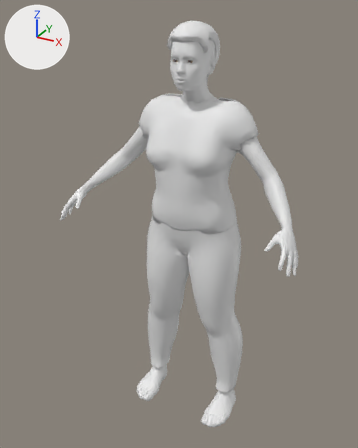
An edit to the glTF model corpos/corpo-adulto-f-normal.glb, drawn before and after from the same camera.
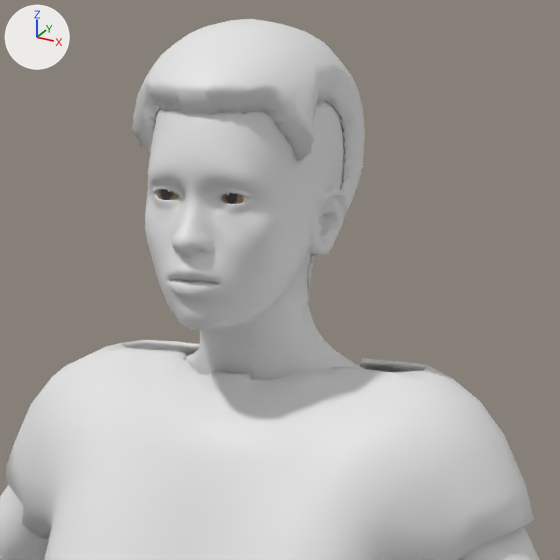
Each version is shown whole from a camera (50 mm lens) standing at (0.942, -1.763, 0.972) and looking at (-0.044, 0.03, 0.075), then close up on the part from 38% to 74% of the width and 4% to 32% of the height. Arrows for +X, +Y and +Z are at upper left; the lights stay in place. The first two pictures are the older version. Vertices at exactly the same position are counted once.

In view in the first close-up: 'cabelo', 'camiseta', 'pele' and 1 more.
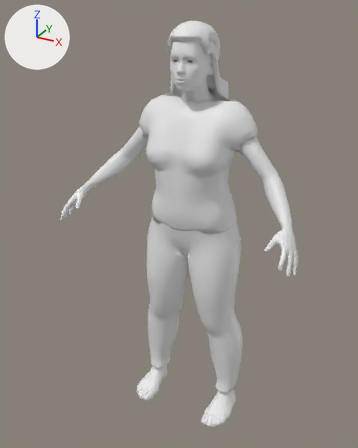
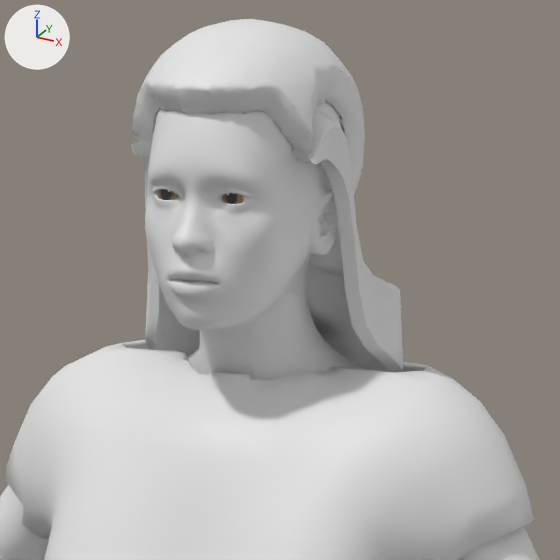
What differs and where, as boxes (x1, y1, x2, y2) in the close-ups (560 x 560 px):
'cabelo', reshaped: before (132, 19, 365, 302); after (130, 19, 403, 372)
part 1 of me_cabelo, added: after (130, 105, 403, 372)

The change, as a list of edits to the scene's bpy script:
```text
Change me_cabelo:
    used by ob_cabelo; location = (0.0, 0.0, 0.0)
    remove me_cabelo.from_pydata(...)  # 2047 vertices, 4074 faces; spans x -0.089..0.089, y -0.038..0.187, z 0.677..0.921
    add me_cabelo.from_pydata(...)  # 5427 vertices, 10830 faces; spans x -0.135..0.135, y -0.038..0.187, z 0.505..0.921
    me_cabelo part 1: a new loose piece of 3380 vertices spanning x -0.135..0.135, y 0.007..0.186, z 0.505..0.853
```
